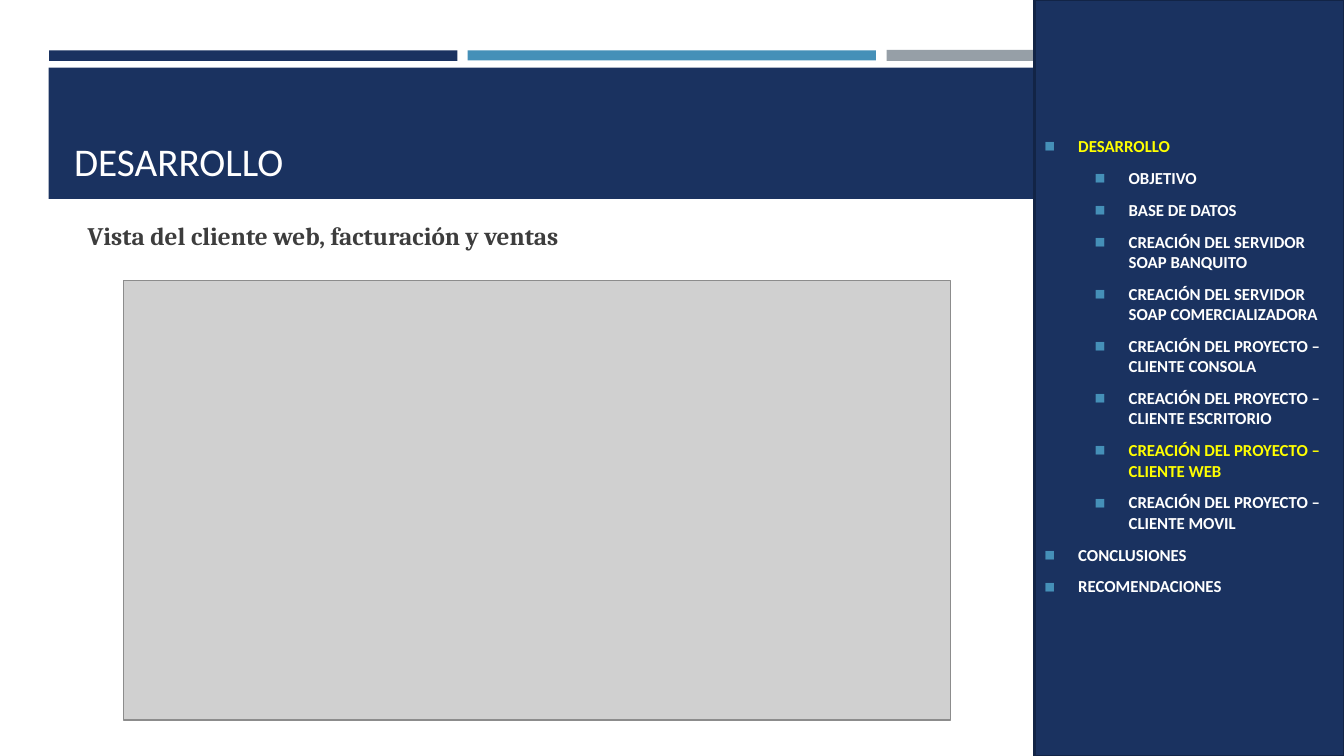
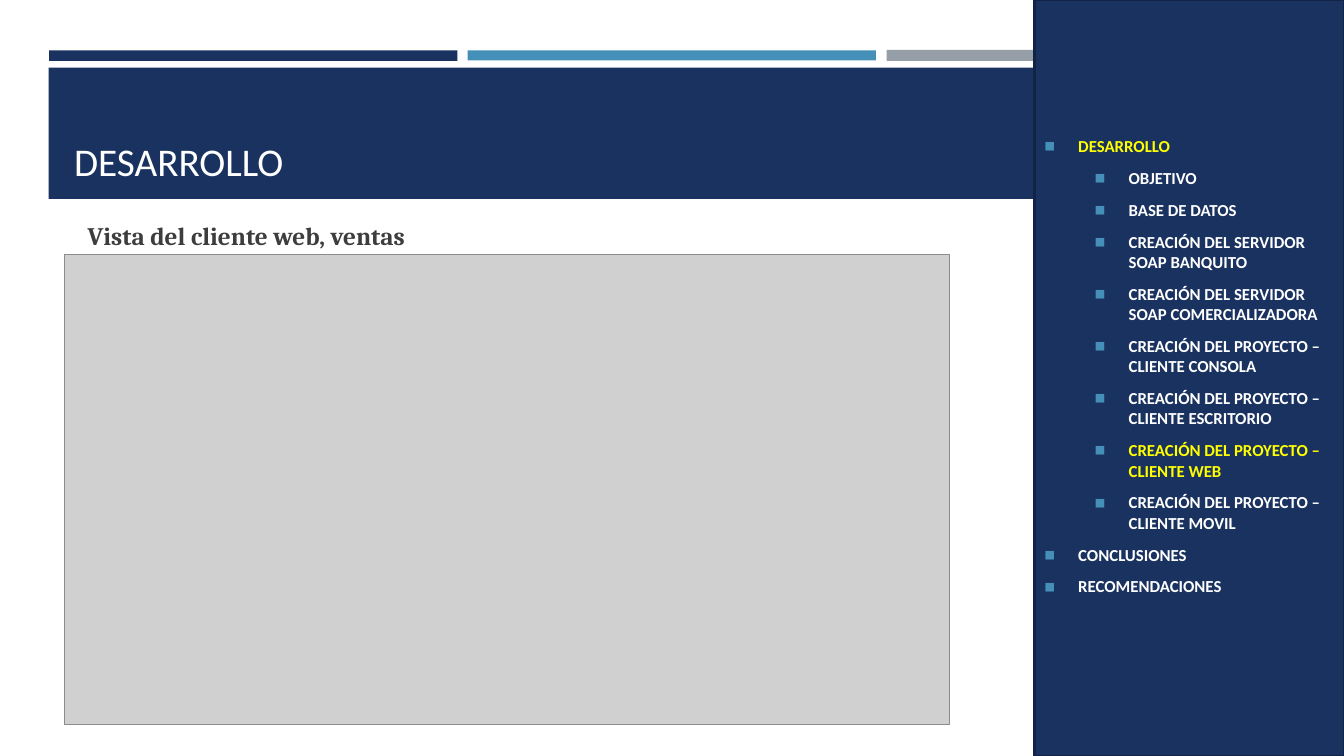
Before and after one commit to kfamaguana07/ARQUITECTURA-PARCIAL-1, a slide deck: slide 47 of EXAMEN_CELULARES_SOAP_DOTNET_NRC36883_GR01/05. DOCUMENTACION/PRESENTACION CELULARES SOAP con DOTNET y SQL GR01.pptx (slide 46 before the commit). Drawn at 1344x756 pixels with LibreOffice and Linux fonts; fonts in the diff are those of the drawing; grey boxes stand for pictures. Boxes give left, top, right and bottom in pixels: in the first picture for what was removed or moved away, otherwise in the second. Text is boxed around its words. In the diff, an @@ line names an element or a change of style, - is before the commit and + after.

Commit message:
Parcial 1 - Actualizacion de diagramas UML, BDD y clientes SOAP

```diff
--- a/EXAMEN_CELULARES_SOAP_DOTNET_NRC36883_GR01/05. DOCUMENTACION/PRESENTACION CELULARES SOAP con DOTNET y SQL GR01.pptx
+++ b/EXAMEN_CELULARES_SOAP_DOTNET_NRC36883_GR01/05. DOCUMENTACION/PRESENTACION CELULARES SOAP con DOTNET y SQL GR01.pptx
@@ text at [88,227,405,248]: text changed @@
-Vista del cliente web, facturación y ventas
+Vista del cliente web, ventas
@@ picture: place and size @@
-picture at [124,281,951,721]
+picture at [65,254,950,725]
```
Also in this commit, not shown: 2 other slides changed, 3 slides added, 54 other files.
